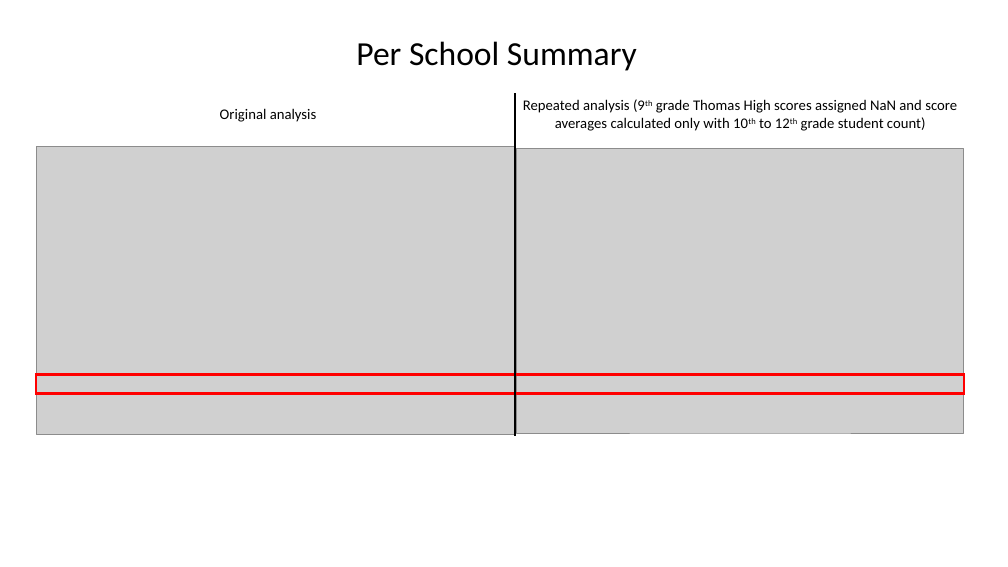
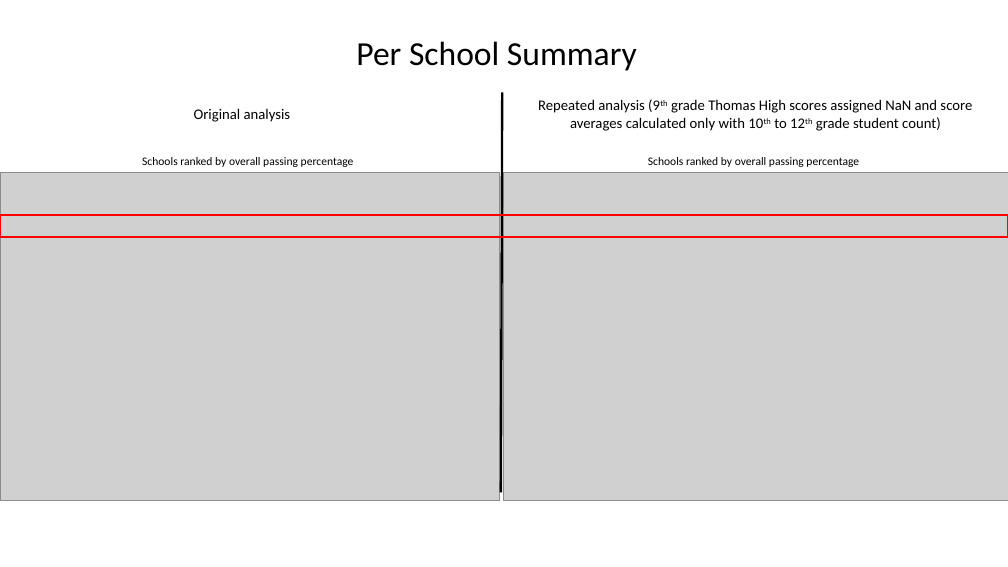
Before and after one commit to frostbrosracing/School_District_Analysis, a slide deck: slide 2 of Resources/combined_summaries.pptx. Drawn at 1008x567 pixels with LibreOffice and Linux fonts; fonts in the diff are those of the drawing; grey boxes stand for pictures. Boxes give left, top, right and bottom in pixels: in the first picture for what was removed or moved away, otherwise in the second. Text is boxed around its words. In the diff, an @@ line names an element or a change of style, - is before the commit and + after.

Commit message:
changed per school summary images

```diff
--- a/Resources/combined_summaries.pptx
+++ b/Resources/combined_summaries.pptx
@@ text "Original analysis" moved from (x1=220, y1=108, x2=317, y2=122) to (x1=194, y1=108, x2=291, y2=122) @@
@@ line moved from (515, 94) - (515, 436) to (502, 92) - (501, 492) @@
@@ text "Repeated analysis (9th grade Thomas ..." moved from (x1=523, y1=99, x2=957, y2=131) to (x1=538, y1=99, x2=972, y2=131) @@
@@ picture resized from (x1=36, y1=147, x2=516, y2=435) to (x1=0, y1=172, x2=500, y2=501) @@
@@ text added at (x1=142, y1=157, x2=354, y2=167), 11 pt, text #000000 @@
+Schools ranked by overall passing percentage
@@ picture resized from (x1=517, y1=149, x2=964, y2=433) to (x1=503, y1=172, x2=1008, y2=501) @@
@@ text added at (x1=648, y1=157, x2=859, y2=167), 11 pt, text #000000 @@
+Schools ranked by overall passing percentage
@@ rectangle resized from (x1=36, y1=374, x2=964, y2=393) to (x1=0, y1=215, x2=1008, y2=237) @@
```
Also in this commit, not shown: 1 other slide changed, 8 other files.
